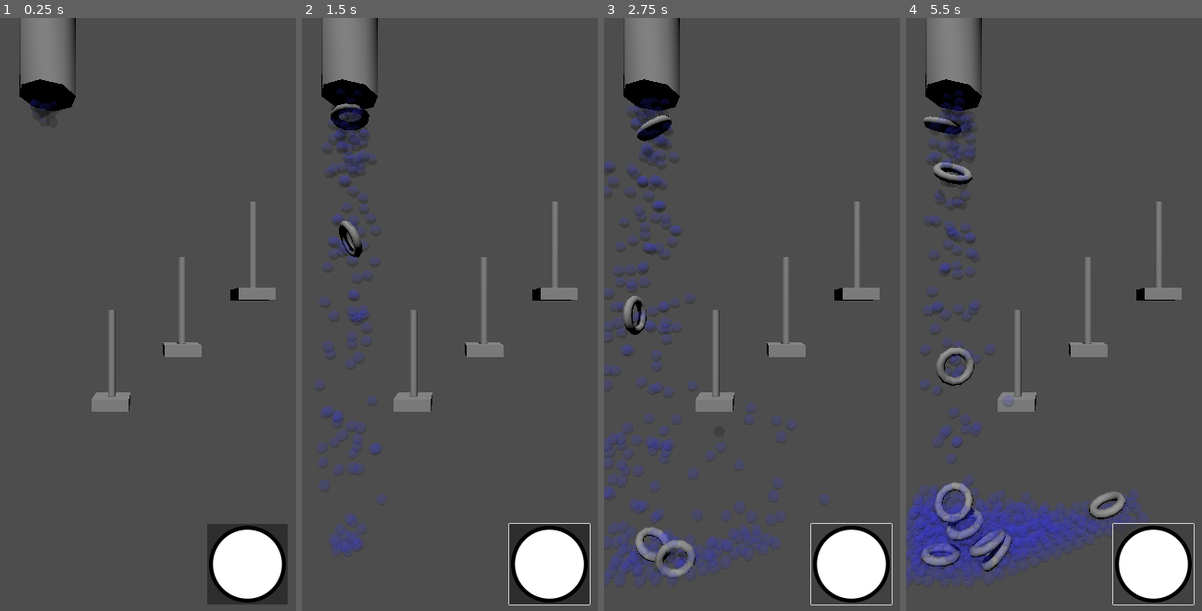
Above: before the commit, frames 1-4 (left to right).
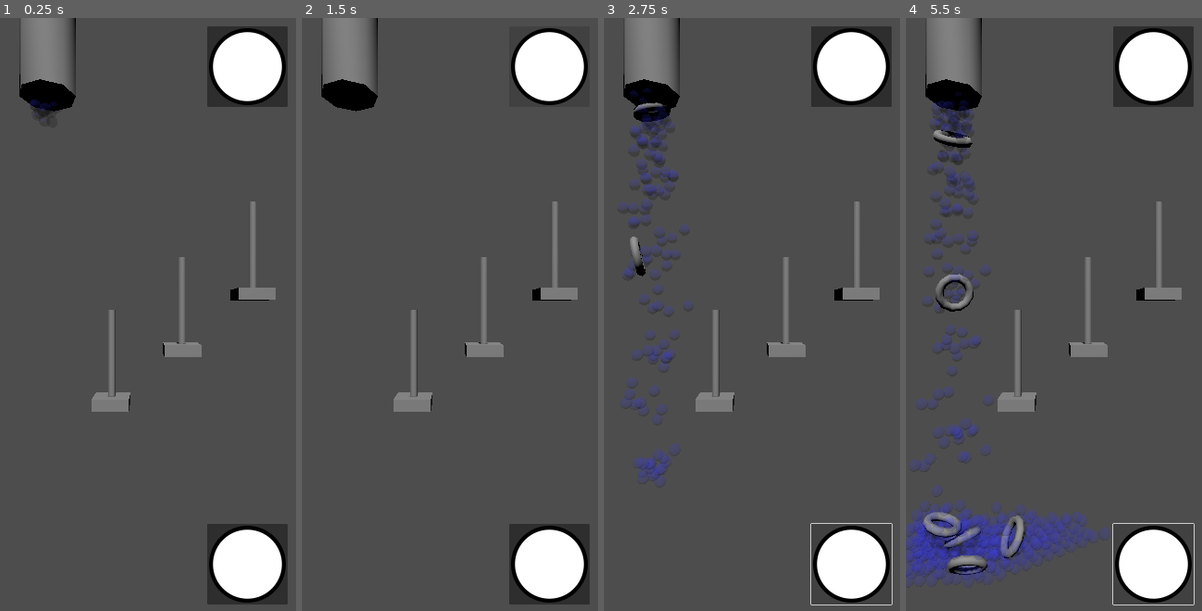
Above: after the commit, the same moments.

Repository: belovachap/Ring-Toss-Water-Game
Game: Godot game, scene res://ring_toss_water_game.tscn
Same seed, same stepped clock (60 frames per second), same inputs: the game is played once before the commit and once after it.
Inputs (mouse positions are in pixels of both pictures, inside the frame that each line leads up to):
- Up to frame 1 (0.25 s): no input
- Up to frame 2 (1.5 s): click (550, 563) at 0.5 s; click (550, 65) at 1.27 s
- Up to frame 3 (2.75 s): click (852, 563) at 2 s
- Up to frame 4 (5.5 s): click (1154, 563) at 2.75 s

The runs differ from the first frame. In frame 1, 3.7% of the frame differs, in the area x 70-98%, y 1-15%; in frame 2, 5.8%; in frame 3, 12%; in frame 4, 13%, in the area x 0-98%, y 1-97%.

Commit message:
Add a reset button.

Diff:
--- a/ring_toss_water_game.gd
+++ b/ring_toss_water_game.gd
@@ -41,3 +41,6 @@
 	%Pump.on = true
 	await get_tree().create_timer(0.1).timeout
 	%Pump.on = false
+
+func _on_reset_button_pressed() -> void:
+	get_tree().reload_current_scene()
--- a/ring_toss_water_game.tscn
+++ b/ring_toss_water_game.tscn
@@ -45,7 +45,7 @@
 grow_horizontal = 2
 grow_vertical = 2
 
-[node name="Button" type="Button" parent="Camera3D/Control"]
+[node name="PumpButton" type="Button" parent="Camera3D/Control"]
 layout_mode = 1
 anchors_preset = 3
 anchor_left = 1.0
@@ -58,6 +58,19 @@
 offset_bottom = 80.0
 grow_horizontal = 0
 grow_vertical = 0
+scale = Vector2(0.5, 0.5)
+icon = ExtResource("2_pcka7")
+
+[node name="ResetButton" type="Button" parent="Camera3D/Control"]
+layout_mode = 1
+anchors_preset = 1
+anchor_left = 1.0
+anchor_right = 1.0
+offset_left = -96.0
+offset_top = 9.0
+offset_right = 78.0
+offset_bottom = 183.0
+grow_horizontal = 0
 scale = Vector2(0.5, 0.5)
 icon = ExtResource("2_pcka7")
 
@@ -136,5 +149,6 @@
 [node name="Rings" type="Node3D" parent="."]
 unique_name_in_owner = true
 
-[connection signal="pressed" from="Camera3D/Control/Button" to="." method="_on_button_pressed"]
+[connection signal="pressed" from="Camera3D/Control/PumpButton" to="." method="_on_button_pressed"]
+[connection signal="pressed" from="Camera3D/Control/ResetButton" to="." method="_on_reset_button_pressed"]
 [connection signal="timeout" from="Timer" to="." method="_on_timer_timeout"]
